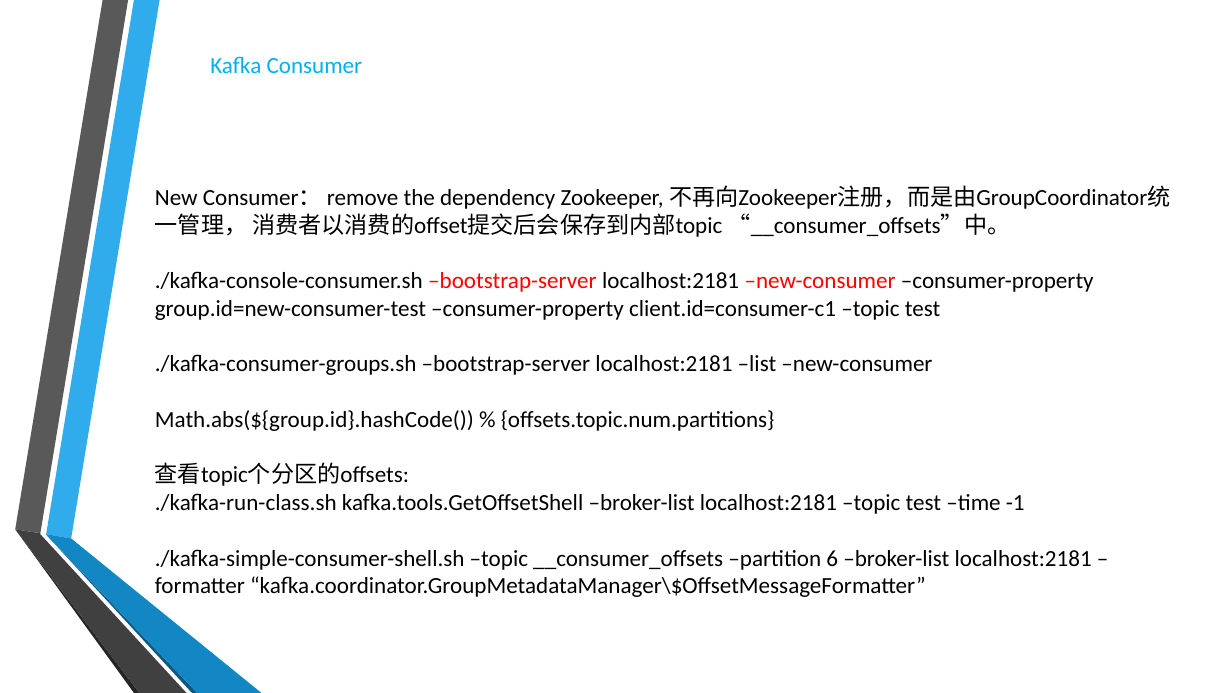
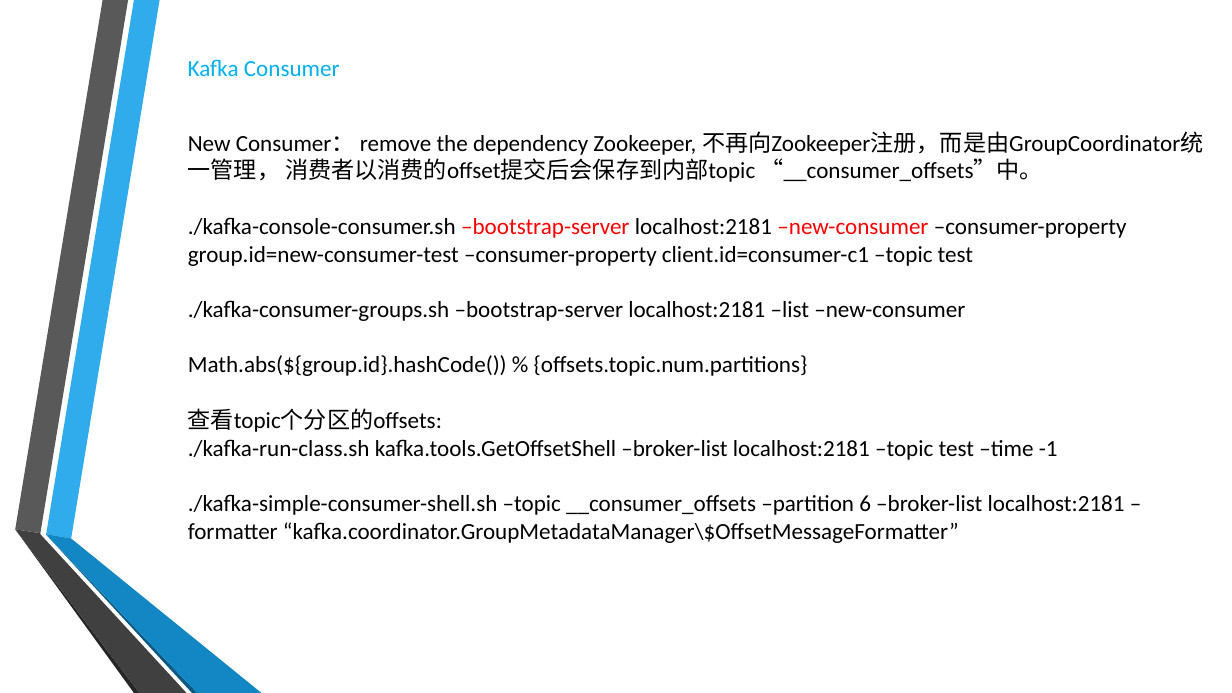
Before and after one commit to RobertLii/Tutorials, a slide deck: slide 52 of Kafka introduction.pptx (slide 53 before the commit). Drawn at 1232x693 pixels with LibreOffice and Linux fonts; fonts in the diff are those of the drawing; background and template pictures are left out. Boxes give left, top, right and bottom in pixels: in the first picture for what was removed or moved away, otherwise in the second. Text is boxed around its words. In the diff, an @@ line names an element or a change of style, - is before the commit and + after.

```diff
--- a/Kafka introduction.pptx
+++ b/Kafka introduction.pptx
@@ text "Kafka Consumer": place and size @@
-text "Kafka Consumer" at <box>210,56,363,73</box>
+text "Kafka Consumer" at <box>188,59,340,76</box>
@@ text "New Consumer： remove the dependency ...": place and size @@
-text "New Consumer： remove the dependency ..." at <box>155,185,1171,597</box>
+text "New Consumer： remove the dependency ..." at <box>188,131,1204,543</box>
```
Also in this commit, not shown: 16 other slides changed, 2 slides added, 10 slides removed.
